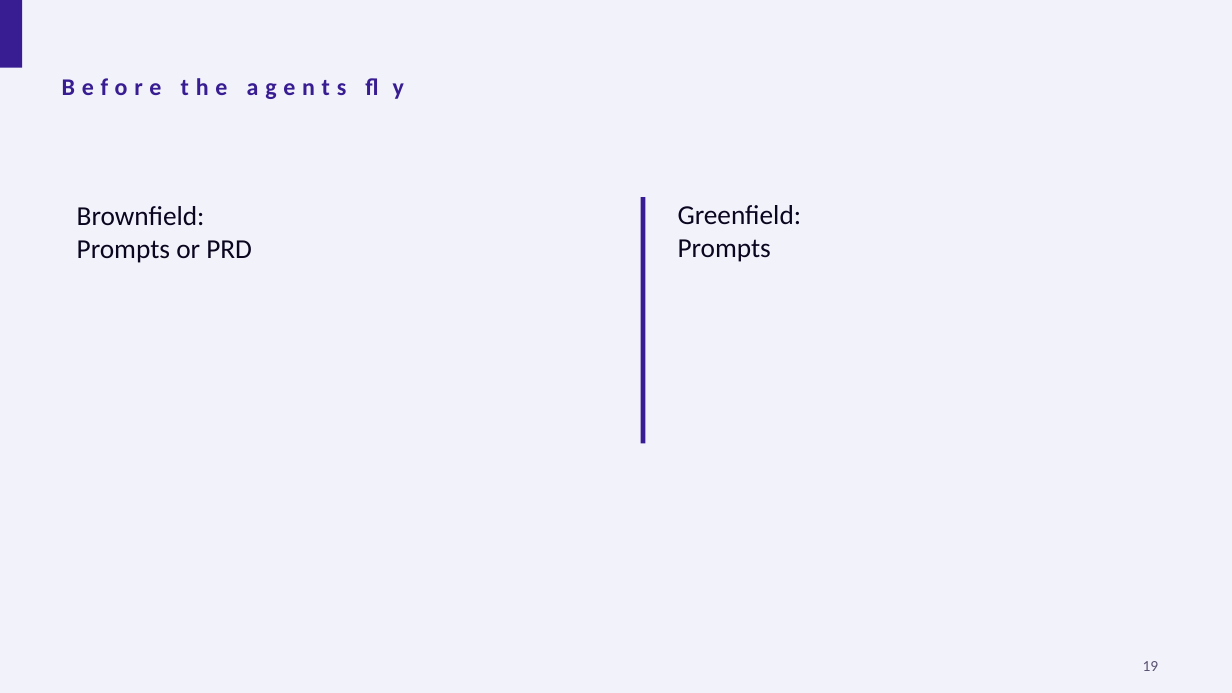
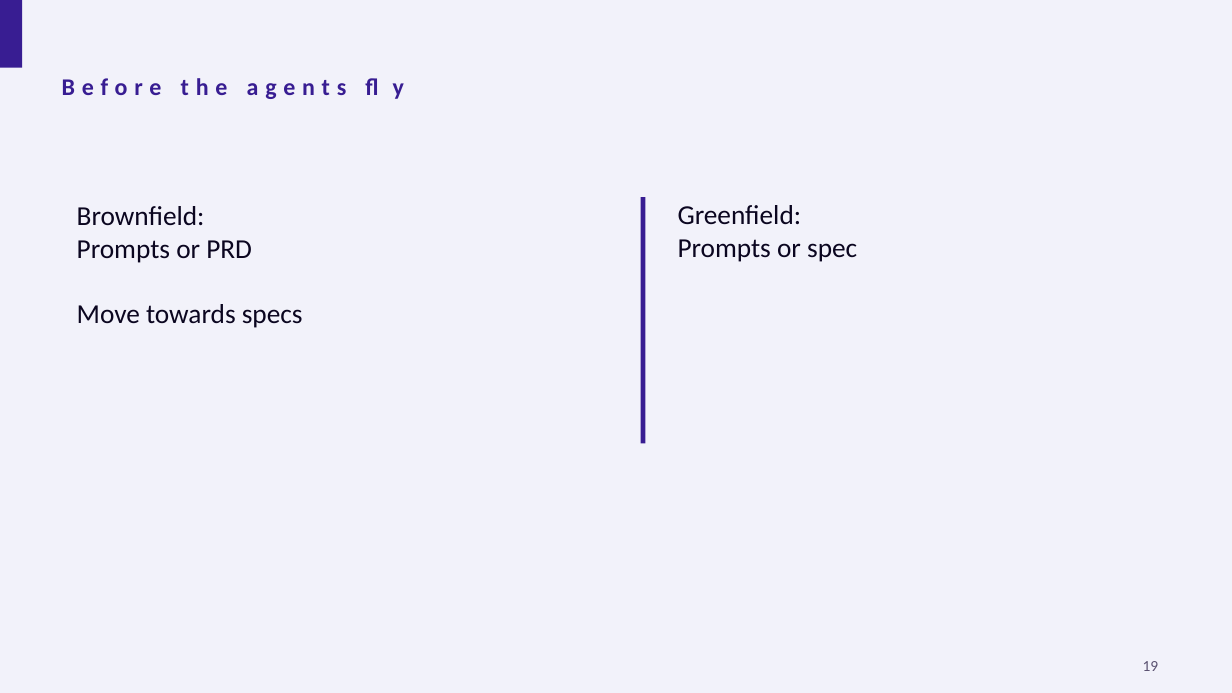
Before and after one commit to CommonDialog/Presentations, a slide deck: slide 19 of SoftEd/BrownfieldVsGreenfield/Greenfield vs Brownfield.pptx [Autosaved].pptx. Drawn at 1232x693 pixels with LibreOffice and Linux fonts; fonts in the diff are those of the drawing. Boxes give left, top, right and bottom in pixels: in the first picture for what was removed or moved away, otherwise in the second. Text is boxed around its words. In the diff, an @@ line names an element or a change of style, - is before the commit and + after.

```diff
--- a/SoftEd/BrownfieldVsGreenfield/Greenfield vs Brownfield.pptx [Autosaved].pptx
+++ b/SoftEd/BrownfieldVsGreenfield/Greenfield vs Brownfield.pptx [Autosaved].pptx
@@ text at box(678, 239, 857, 262): text changed @@
-Prompts
+Prompts or spec
@@ text at box(77, 304, 303, 328): paragraph added @@
+Move towards specs
```
Also in this commit, not shown: 13 other slides changed.
